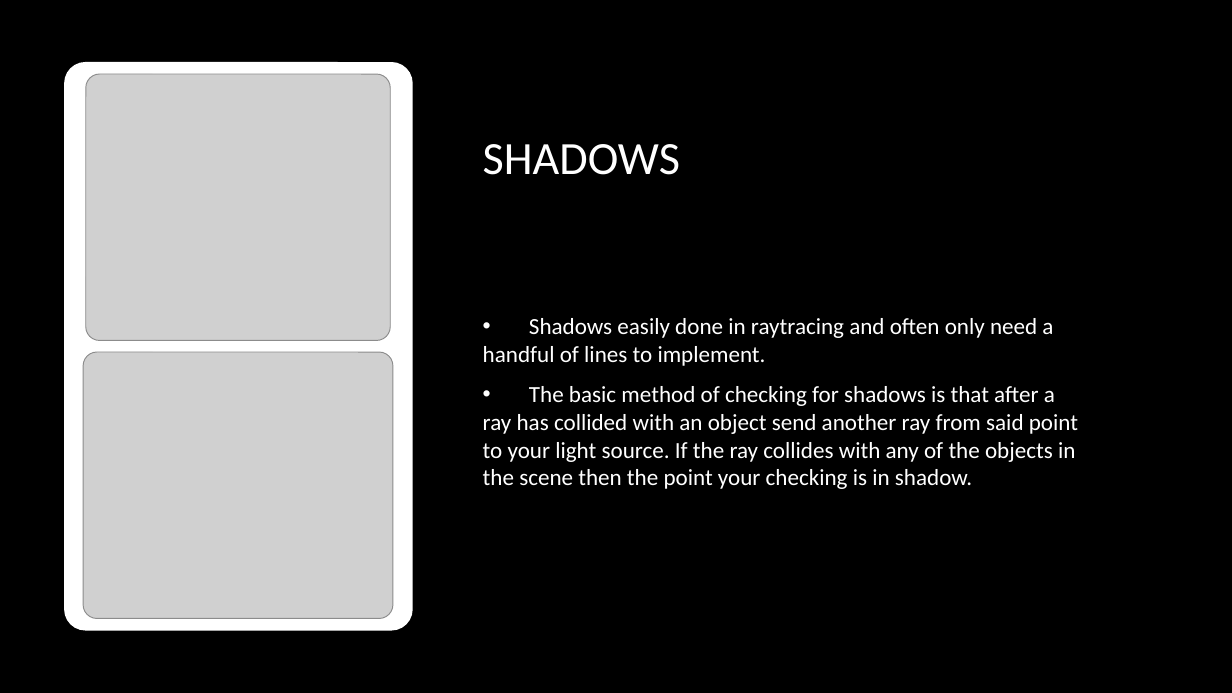
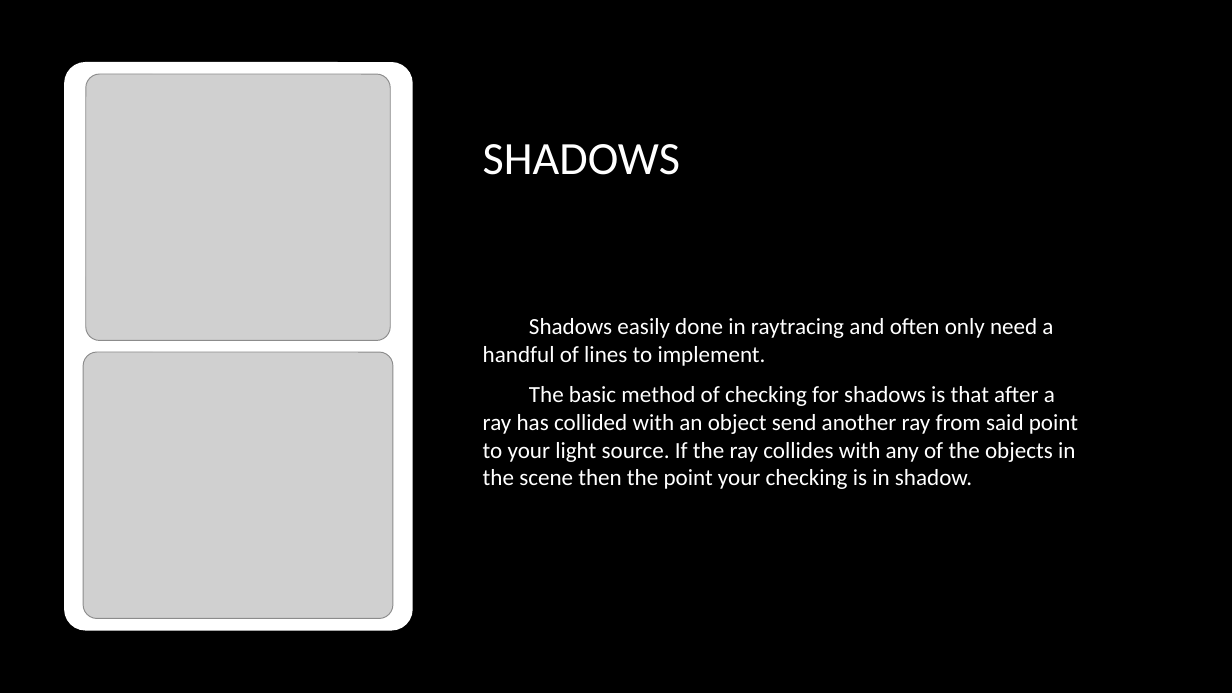
Before and after one commit to MariaPrograms/RayCasting, a slide deck: slide 4 of Graphics and Computational Programming.pptx. Drawn at 1232x693 pixels with LibreOffice and Linux fonts; fonts in the diff are those of the drawing; grey boxes stand for pictures; background and template pictures are left out. Boxes give left, top, right and bottom in pixels: in the first picture for what was removed or moved away, otherwise in the second. Text is boxed around its words. In the diff, an @@ line names an element or a change of style, - is before the commit and + after.

```diff
--- a/Graphics and Computational Programming.pptx
+++ b/Graphics and Computational Programming.pptx
@@ text "Shadows easily done in raytracing ..." at (483,318,1078,489): bullet • to none @@
```
Also in this commit, not shown: 5 other slides changed, 2 slides removed, 5 other files.
